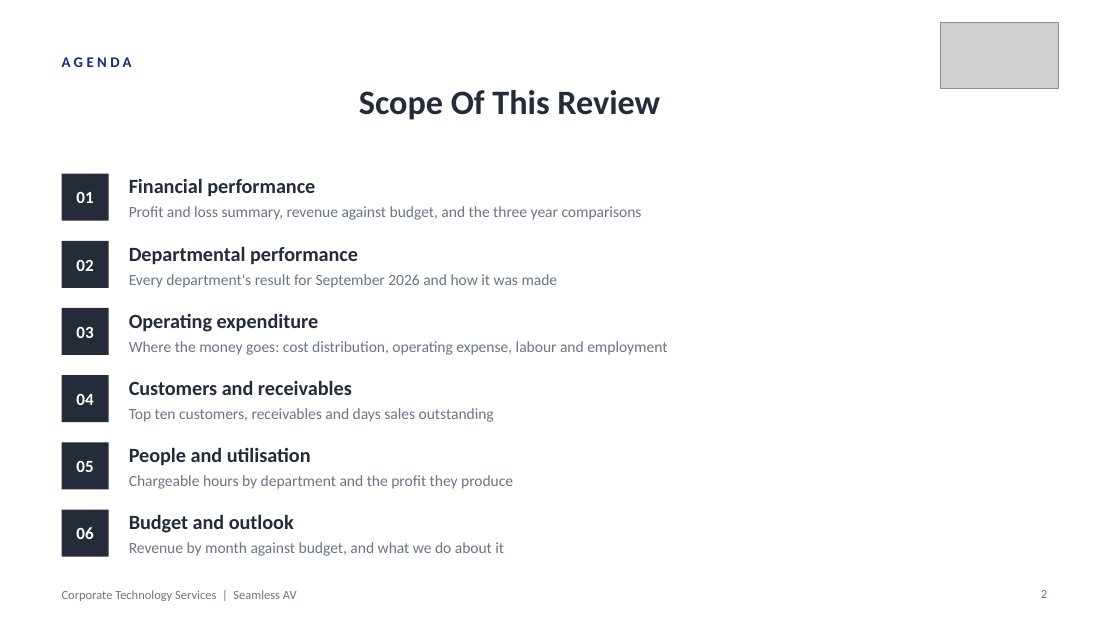
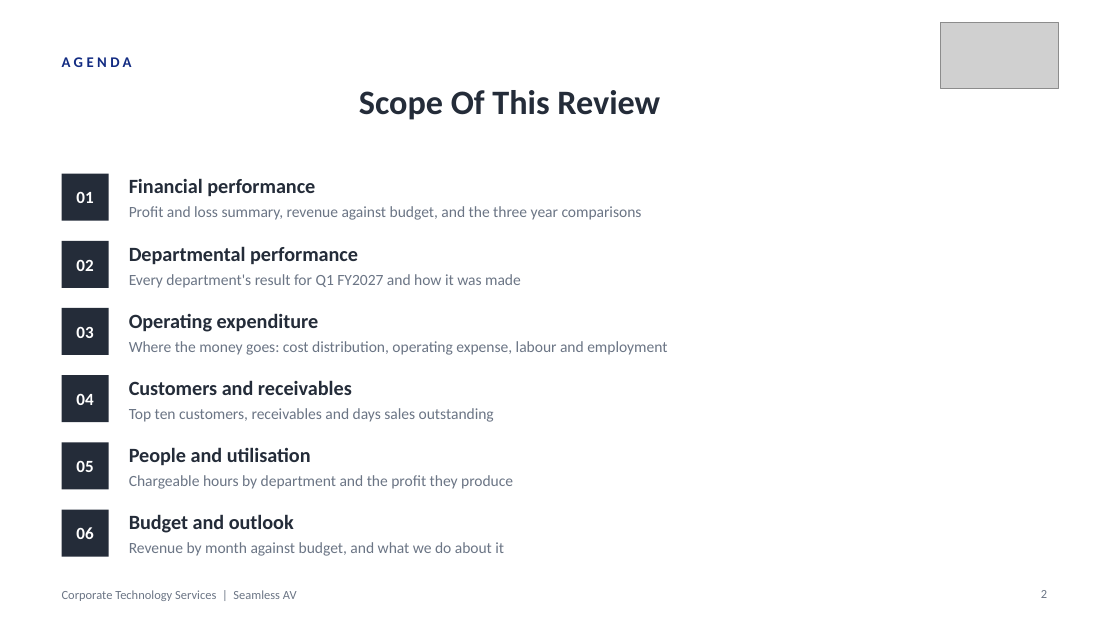
Before and after one commit to WesleyNelson-O33/Claude, a slide deck: slide 2 of deck/CTS Quarterly Business Review - Q1 FY2027.pptx. Drawn at 1120x630 pixels with LibreOffice and Linux fonts; fonts in the diff are those of the drawing; grey boxes stand for pictures. Boxes give left, top, right and bottom in pixels: in the first picture for what was removed or moved away, otherwise in the second. Text is boxed around its words. In the diff, an @@ line names an element or a change of style, - is before the commit and + after.

```diff
--- a/deck/CTS Quarterly Business Review - Q1 FY2027.pptx
+++ b/deck/CTS Quarterly Business Review - Q1 FY2027.pptx
@@ text at (129,274,521,288): text changed @@
-Every department's result for September 2026 and how it was made
+Every department's result for Q1 FY2027 and how it was made
```
Also in this commit, not shown: 5 other slides changed, 2 other files.
